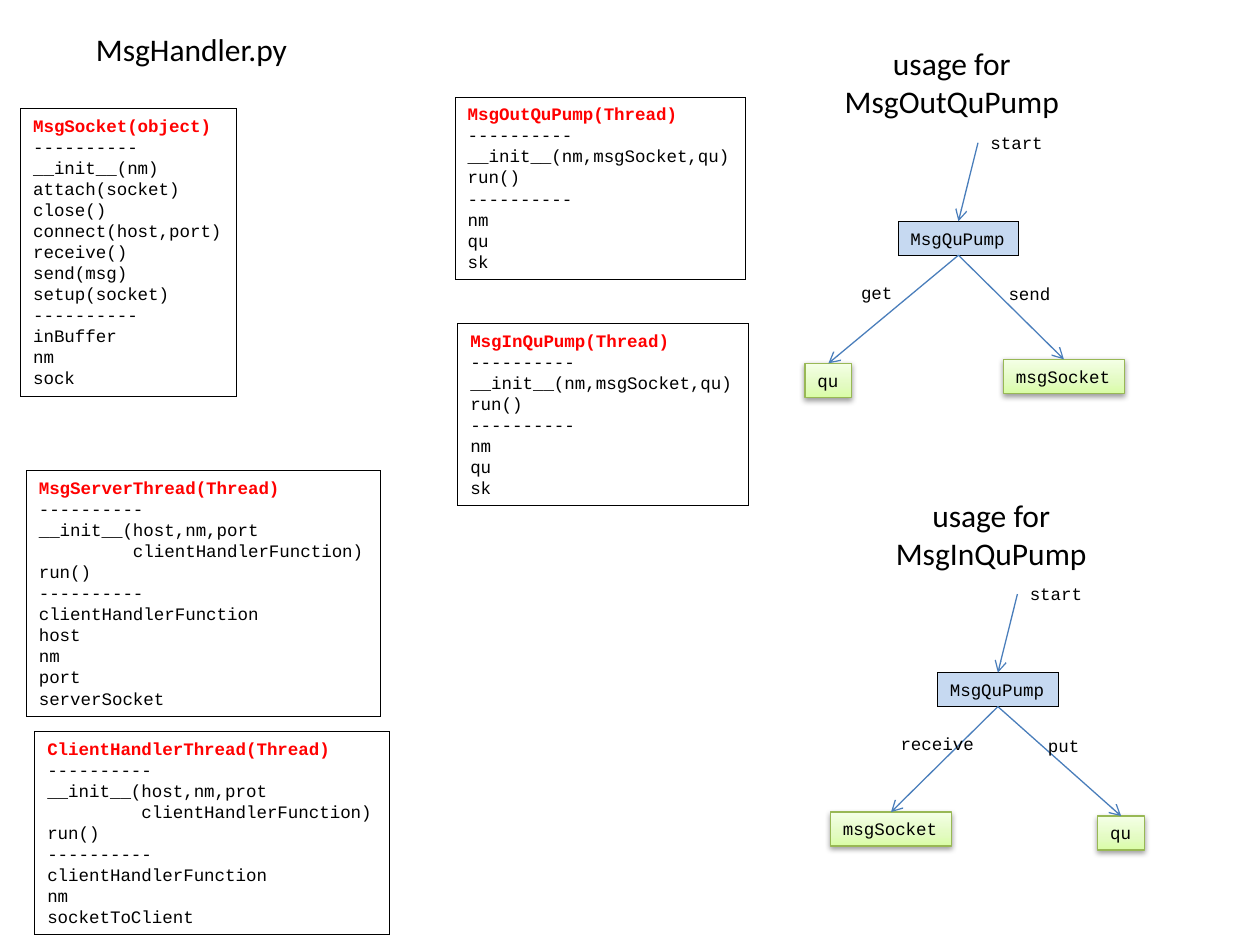
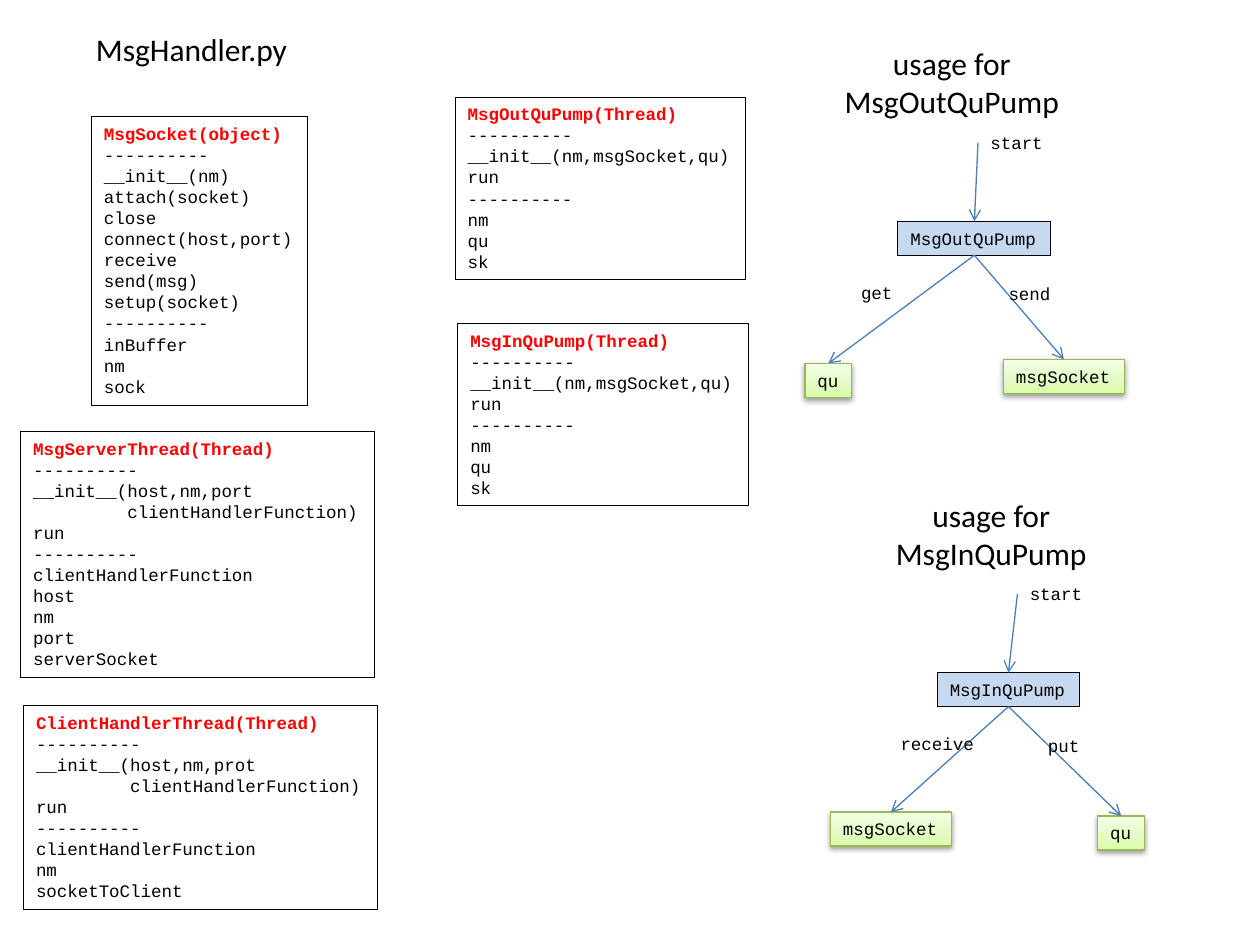
Before and after one commit to mlozborne/motin, a slide deck: slide 4 of Scripting/ScriptingDocumenation/DesignDiagrams.pptx. Drawn at 1260x945 pixels with LibreOffice and Linux fonts; fonts in the diff are those of the drawing. Boxes give left, top, right and bottom in pixels: in the first picture for what was removed or moved away, otherwise in the second. Text is boxed around its words. In the diff, an @@ line names an element or a change of style, - is before the commit and + after.

```diff
--- a/Scripting/ScriptingDocumenation/DesignDiagrams.pptx
+++ b/Scripting/ScriptingDocumenation/DesignDiagrams.pptx
@@ rectangle "MsgSocket(object)": place and size @@
-rectangle "MsgSocket(object)" at (20,108,237,397)
+rectangle "MsgSocket(object)" at (92,117,309,406)
@@ arrow moved from (978, 142) - (959, 222) to (978, 142) - (974, 222) @@
@@ text in rectangle at (468,173,499,183): text changed @@
-run()
+run
@@ text in rectangle at (104,212,156,224): text changed @@
-close()
+close
@@ rectangle "MsgOutQuPump": place and size @@
-rectangle "MsgOutQuPump" at (898,222,1019,256)
+rectangle "MsgOutQuPump" at (898,222,1051,256)
@@ text in rectangle at (910,233,1036,249): text changed @@
-MsgQuPump
+MsgOutQuPump
@@ text in rectangle at (104,254,177,266): text changed @@
-receive()
+receive
@@ arrow moved from (959, 256) - (828, 363) to (974, 256) - (828, 363) @@
@@ arrow moved from (959, 256) - (1063, 359) to (974, 256) - (1063, 359) @@
@@ text in rectangle at (470,400,501,410): text changed @@
-run()
+run
@@ rectangle "MsgServerThread(Thread)": place and size @@
-rectangle "MsgServerThread(Thread)" at (26,471,381,717)
+rectangle "MsgServerThread(Thread)" at (20,431,374,677)
@@ text in rectangle at (33,529,64,539): text changed @@
-run()
+run
@@ arrow moved from (1017, 595) - (998, 673) to (1017, 595) - (1008, 673) @@
@@ rectangle "MsgInQuPump": place and size @@
-rectangle "MsgInQuPump" at (937,673,1058,707)
+rectangle "MsgInQuPump" at (937,673,1080,707)
@@ text in rectangle at (950,684,1065,700): text changed @@
-MsgQuPump
+MsgInQuPump
@@ rectangle "ClientHandlerThread(Thread)": place and size @@
-rectangle "ClientHandlerThread(Thread)" at (35,732,389,936)
+rectangle "ClientHandlerThread(Thread)" at (24,706,378,910)
@@ arrow moved from (998, 707) - (891, 813) to (1008, 707) - (891, 813) @@
@@ arrow moved from (998, 707) - (1121, 816) to (1008, 707) - (1121, 816) @@
@@ text in rectangle at (36,803,67,813): text changed @@
-run()
+run
```
Also in this commit, not shown: 1 other slide changed, 1 slide added, 4 other files.
